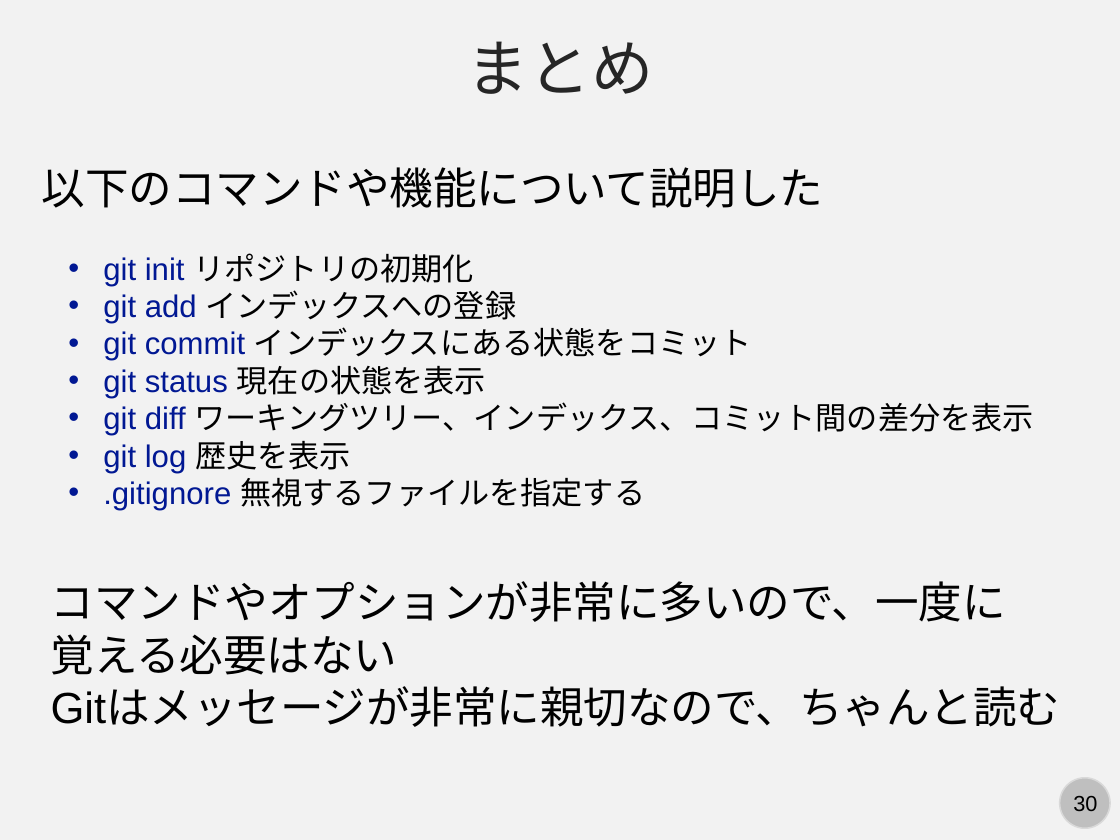
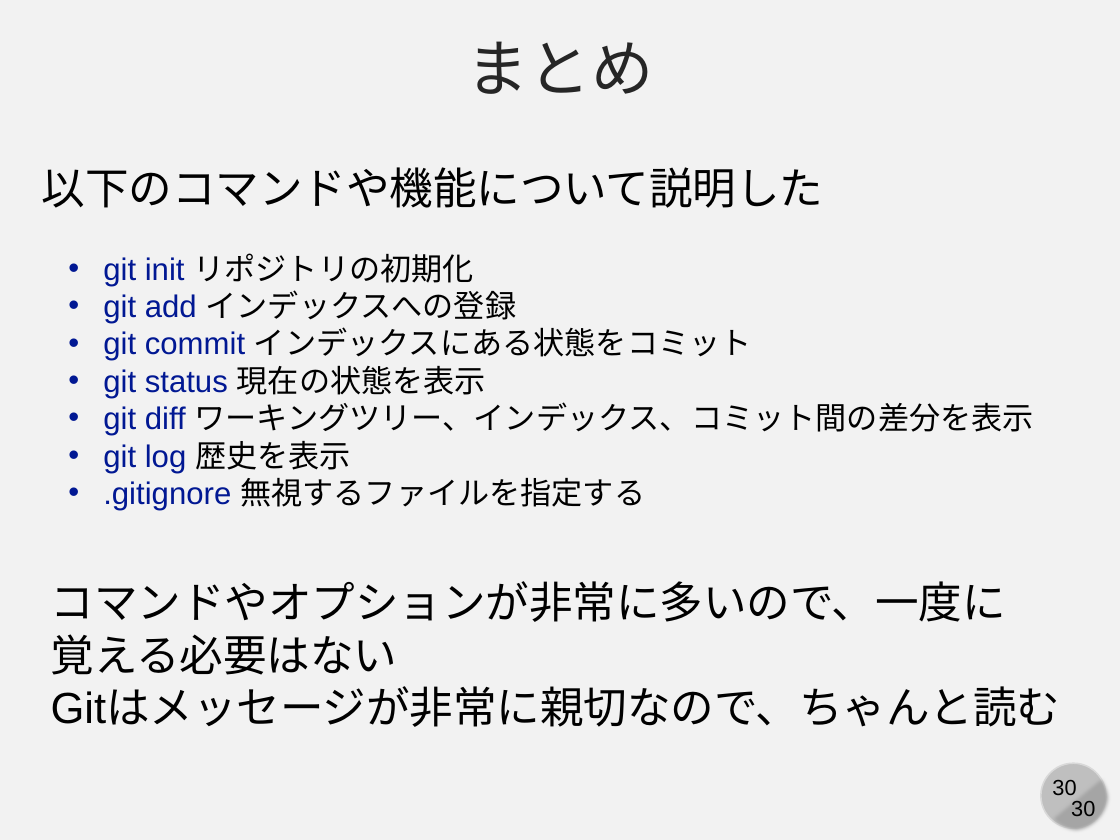
Before and after one commit to kaityo256/github, a slide deck: slide 30 of basics/fig/slide.pptx. Drawn at 1120x840 pixels with LibreOffice and Linux fonts; fonts in the diff are those of the drawing. Boxes give left, top, right and bottom in pixels: in the first picture for what was removed or moved away, otherwise in the second. Text is boxed around its words. In the diff, an @@ line names an element or a change of style, - is before the commit and + after.

```diff
--- a/basics/fig/slide.pptx
+++ b/basics/fig/slide.pptx
@@ ellipse: place and size @@
-ellipse at [1060,778,1110,829]
+ellipse at [1040,763,1105,828]
@@ chord (boxed as its full ellipse) added at [1041,762,1112,834], fill #A6A6A6 @@
@@ page number added at [1052,780,1076,795], 14 pt, text #000000 @@
+30
@@ text "30": place and size @@
-text "30" at [1073,796,1097,811]
+text "30" at [1071,801,1095,816]
```
Also in this commit, not shown: 29 other slides changed.
